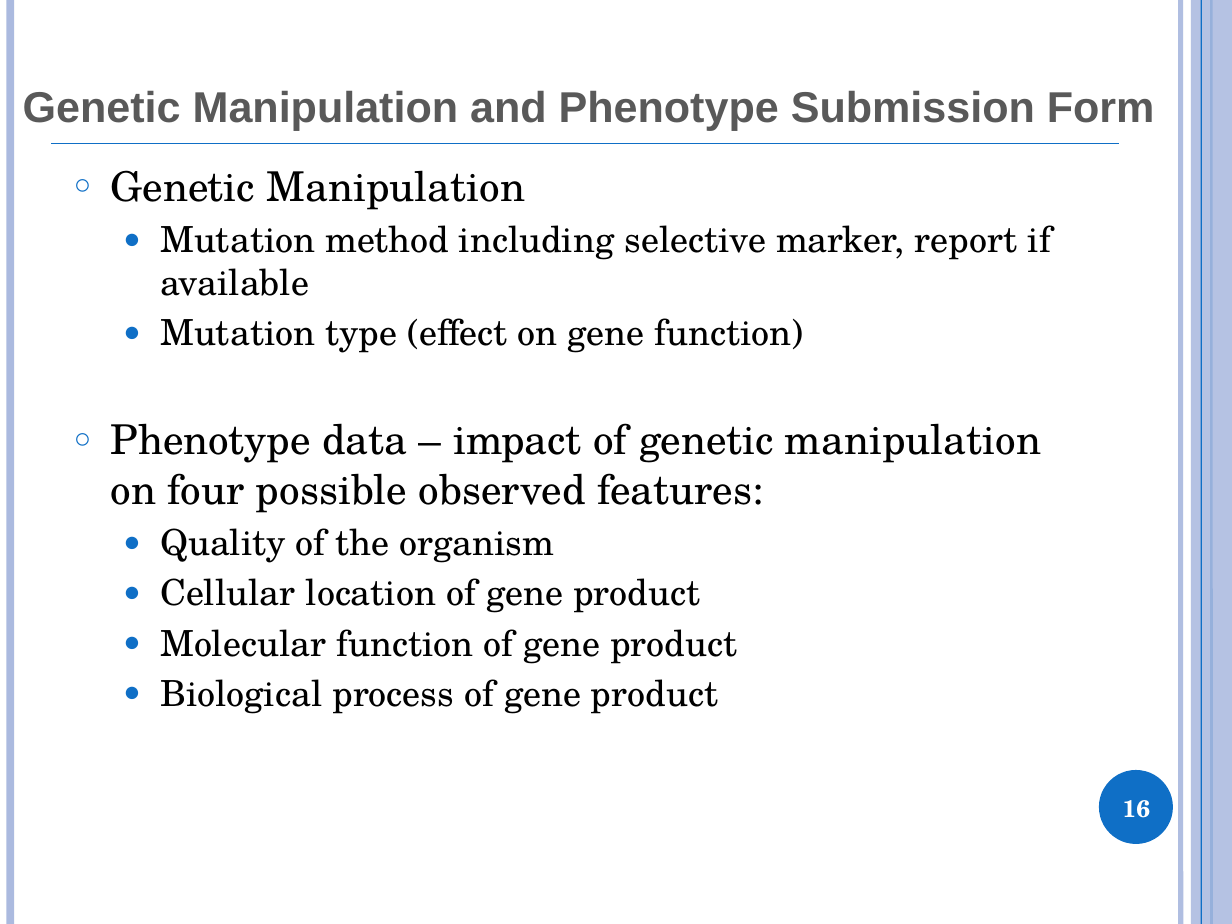
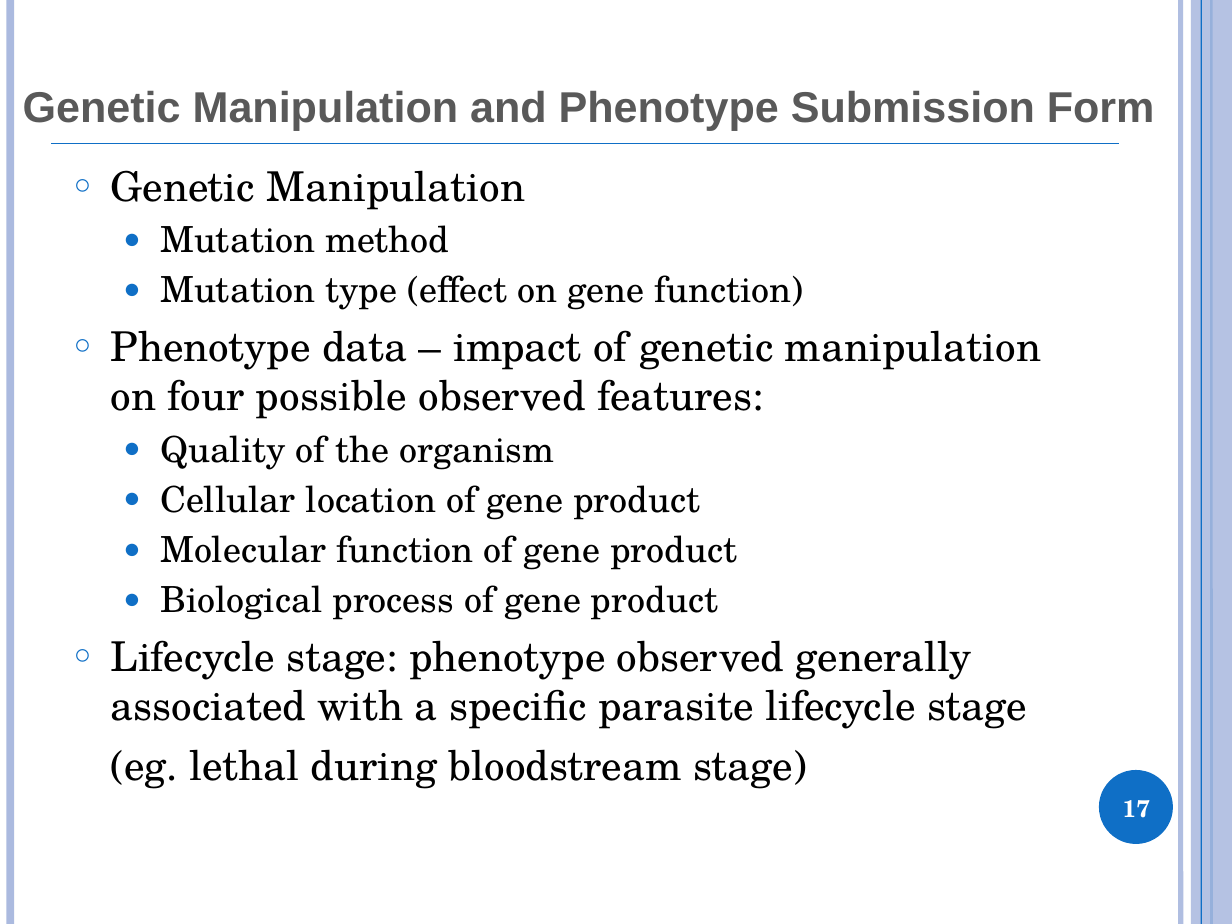
Before and after one commit to obi-ontology/obi-legacy-svn, a slide deck: slide 17 of trunk/docs/presentations/OBI tutorial July 2011 ICBO/EuPathDB.pptx (slide 16 before the commit). Drawn at 1232x924 pixels with LibreOffice and Linux fonts; fonts in the diff are those of the drawing. Boxes give left, top, right and bottom in pixels: in the first picture for what was removed or moved away, otherwise in the second. Text is boxed around its words. In the diff, an @@ line names an element or a change of style, - is before the commit and + after.

```diff
--- a/trunk/docs/presentations/OBI tutorial July 2011 ICBO/EuPathDB.pptx
+++ b/trunk/docs/presentations/OBI tutorial July 2011 ICBO/EuPathDB.pptx
@@ text at <box>160,225,449,253</box>: text changed @@
-  ● Mutation method including selective marker, report if available
+  ● Mutation method
@@ text at <box>111,640,1027,789</box>: paragraphs added @@
+○ Lifecycle stage: phenotype observed generally associated with a specific parasite lifecycle stage
+(eg. lethal during bloodstream stage)
@@ page number at <box>1123,800,1151,818</box>: text changed @@
-16
+17
```
Also in this commit, not shown: 5 other slides changed, 2 slides added, 2 slides removed.
